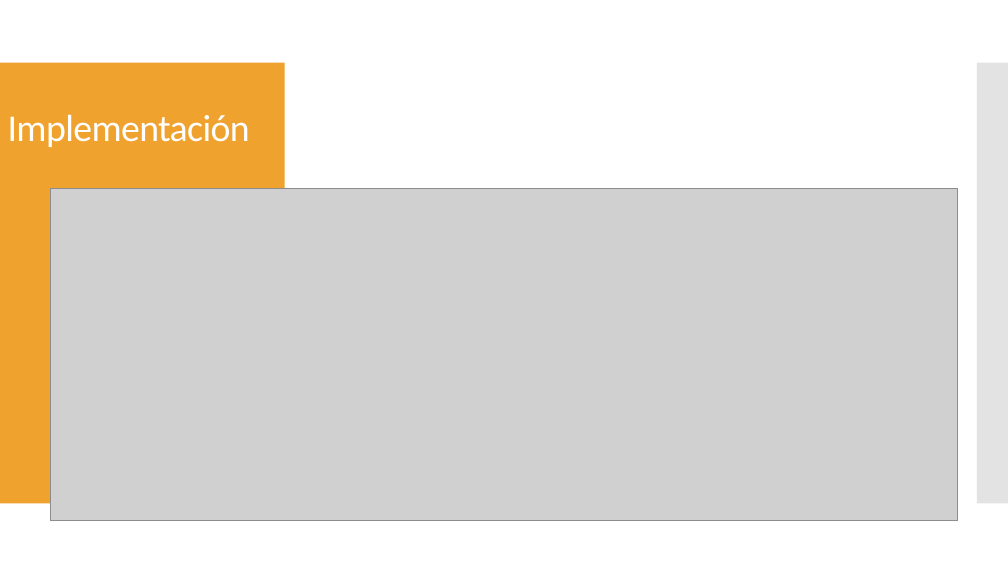
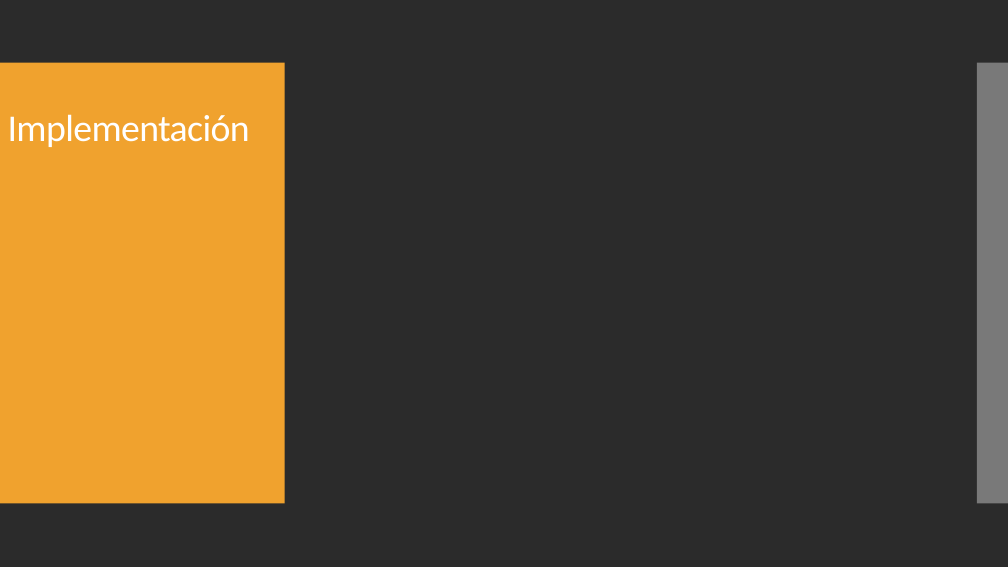
Before and after one commit to camilaleniss/TallerGMap, a slide deck: slide 6 of Presentación Taller GMap.pptx. Drawn at 1008x567 pixels with LibreOffice and Linux fonts; fonts in the diff are those of the drawing; grey boxes stand for pictures; background and template pictures are left out; a plain dark background stands for a picture behind light text. Boxes give left, top, right and bottom in pixels: in the first picture for what was removed or moved away, otherwise in the second. Text is boxed around its words. In the diff, an @@ line names an element or a change of style, - is before the commit and + after.

```diff
--- a/Presentación Taller GMap.pptx
+++ b/Presentación Taller GMap.pptx
@@ background #FFFFFF to picture (left out) @@
@@ picture removed at [51,188,958,520] @@
```
Also in this commit, not shown: 2 slides added, 1 slide removed, 1 other file.
